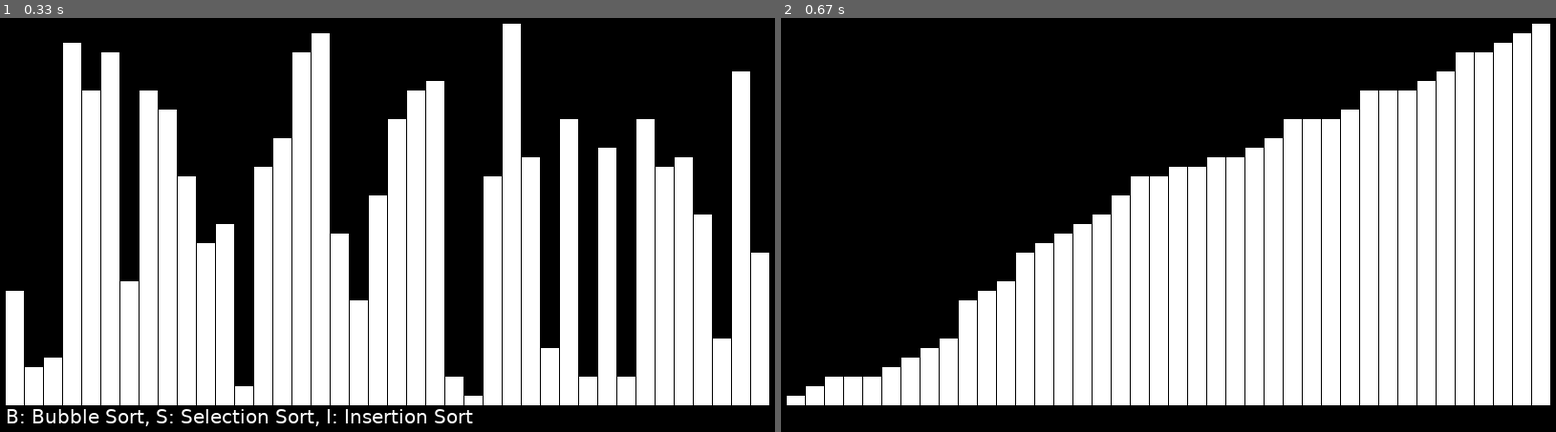
Above: before the commit, frames 1-2 (left to right).
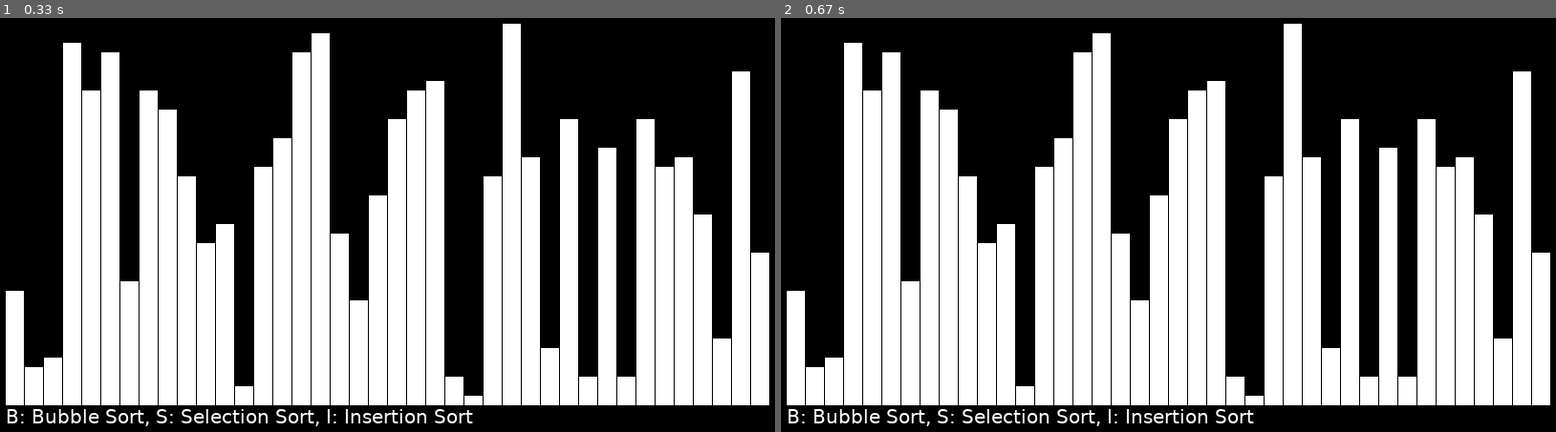
Above: after the commit, the same moments.

Repository: a-knaw-knee-mus/Sorting-Visualier-Pygame
Game: pygame game, started from main.py
Two runs of this game, one before a commit and one after it. Both use one fixed random seed, a clock stepped at 60 frames per second and the inputs below.
Inputs:
- Up to frame 1 (0.33 s): no input
- Up to frame 2 (0.67 s): hold M from 0.33 s (still down)

Frame 1 is identical in both runs. In frame 2, 31% of the frame differs, in the area x 0-100%, y 1-99%.

Commit message:
Update main.py

Diff:
--- a/main.py
+++ b/main.py
@@ -17,31 +17,7 @@
 pygame.display.set_caption('Sorting Visualizer')
 clock = pygame.time.Clock()
 
-moves = [pygame.K_b, pygame.K_s, pygame.K_i, pygame.K_m]
-
-
-def merge(a, b):
-    c = []
-    indexA, indexB = 0, 0
-    while indexA < len(a) and indexB < len(b):
-        if a[indexA] < b[indexB]:
-            c.append(a[indexA])
-            indexA += 1
-        else:
-            c.append(b[indexB])
-            indexB += 1
-    if indexA == len(a):
-        c.extend(b[indexB:])
-    else:
-        c.extend(a[indexA:])
-    return c
-
-
-def merge_sort(a):
-    if len(a) <= 1:
-        return a
-    left, right = merge_sort(a[:len(a)//2]), merge_sort(a[len(a)//2:])
-    return merge(left, right)
+moves = [pygame.K_b, pygame.K_s, pygame.K_i]
 
 
 class Board:
@@ -166,10 +142,6 @@
                         board.selection_sort()
                     elif event.key == pygame.K_i:
                         board.insertion_sort()
-                    elif event.key == pygame.K_m:
-                        board.vals = merge_sort(board.vals)
-                        board.display()
-
                     mode = True
 
 
